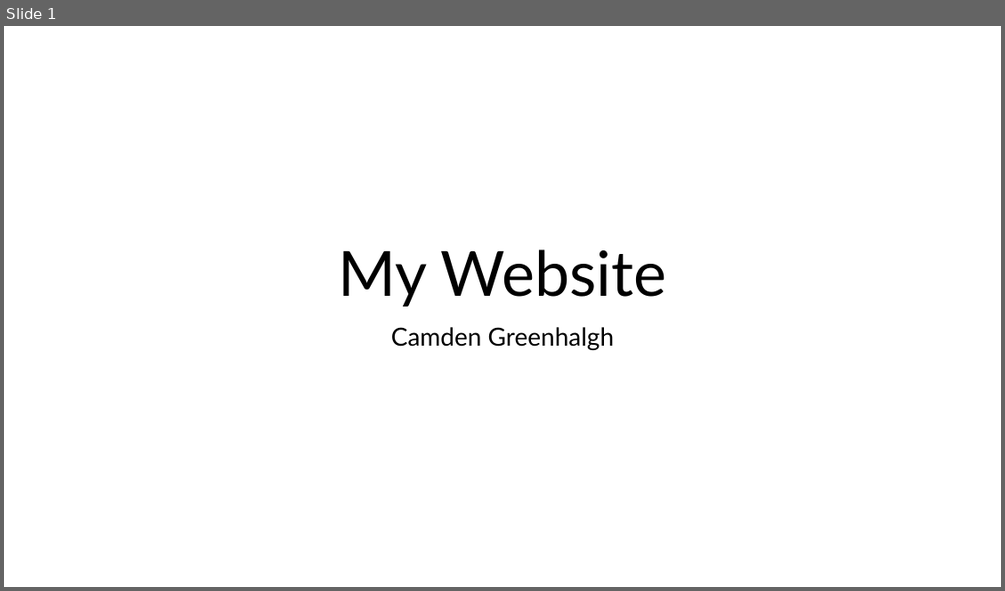
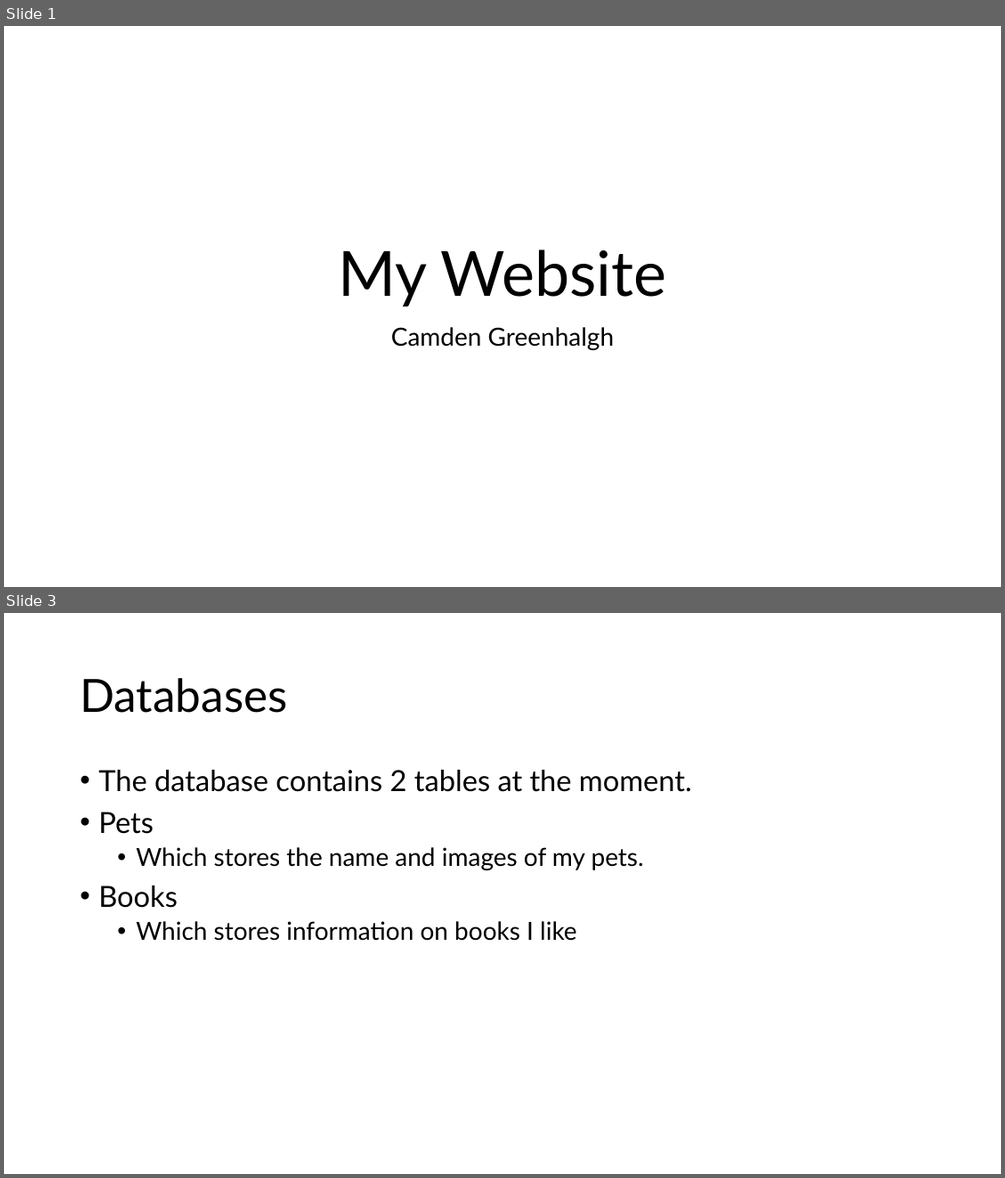
Before and after one commit to thehappycamden/thehappycamden.github.io, a slide deck: documentation/My Website.pptx. Shown one above the other, each under a label of ours: slide 1 before the commit, slides 1 and 3 after it; the slides between them are not shown. The pictures are 1005x591 and 1005x1178 pixels, drawn with LibreOffice and Linux fonts; fonts in the diff are those of the drawing. Boxes give left, top, right and bottom in pixels: in the first picture for what was removed or moved away, otherwise in the second. Text is boxed around its words. In the diff, an @@ line names an element or a change of style, - is before the commit and + after.

```diff
--- a/documentation/My Website.pptx
+++ b/documentation/My Website.pptx
@@ slide 3 added at <box>4,613,1001,1174</box>, background #FFFFFF @@
@@ title added at <box>80,678,287,713</box>, 44 pt, text #000000 @@
+Databases
@@ text added at <box>98,770,692,941</box>, 24 pt, text #000000 @@
+• The database contains 2 tables at the moment.
+• Pets
+  • Which stores the name and images of my pets.
+• Books
+  • Which stores information on books I like
```
Also in this commit, not shown: 1 slide changed, 3 other slides added, 1 slide removed, 12 other files.
